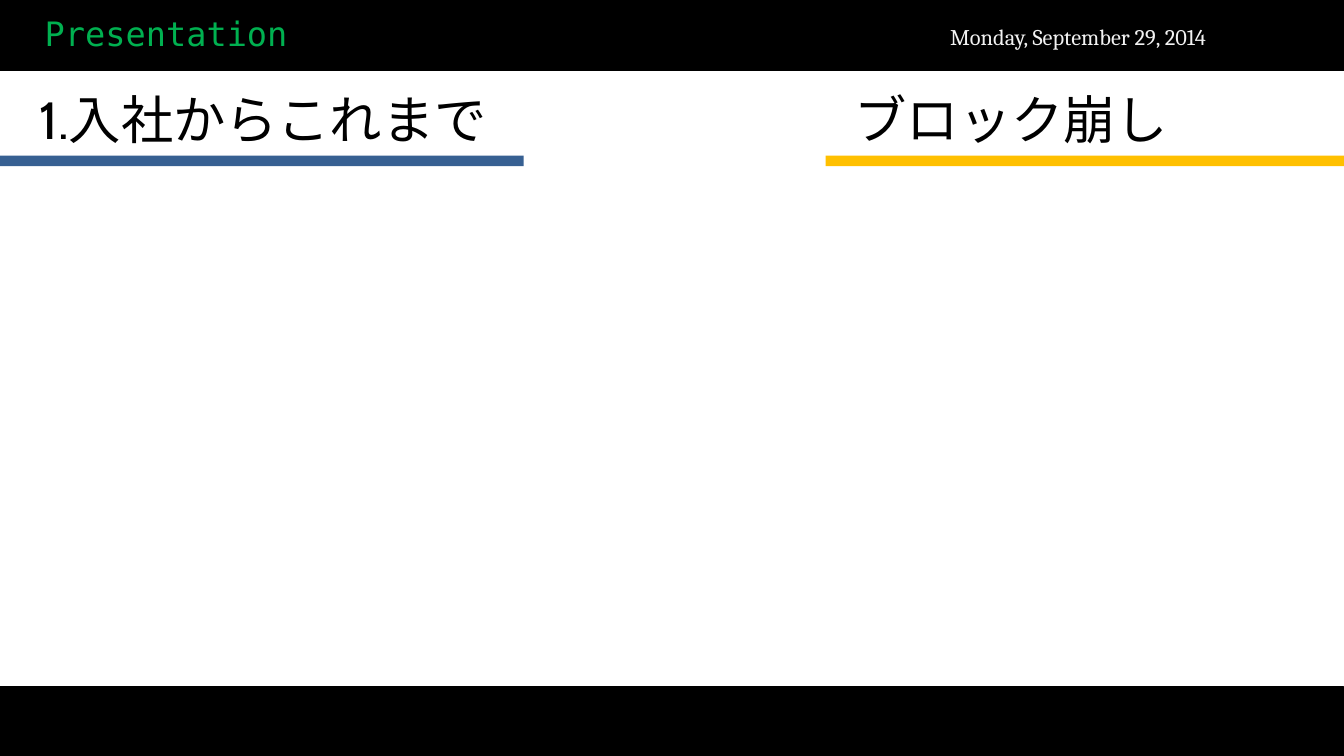
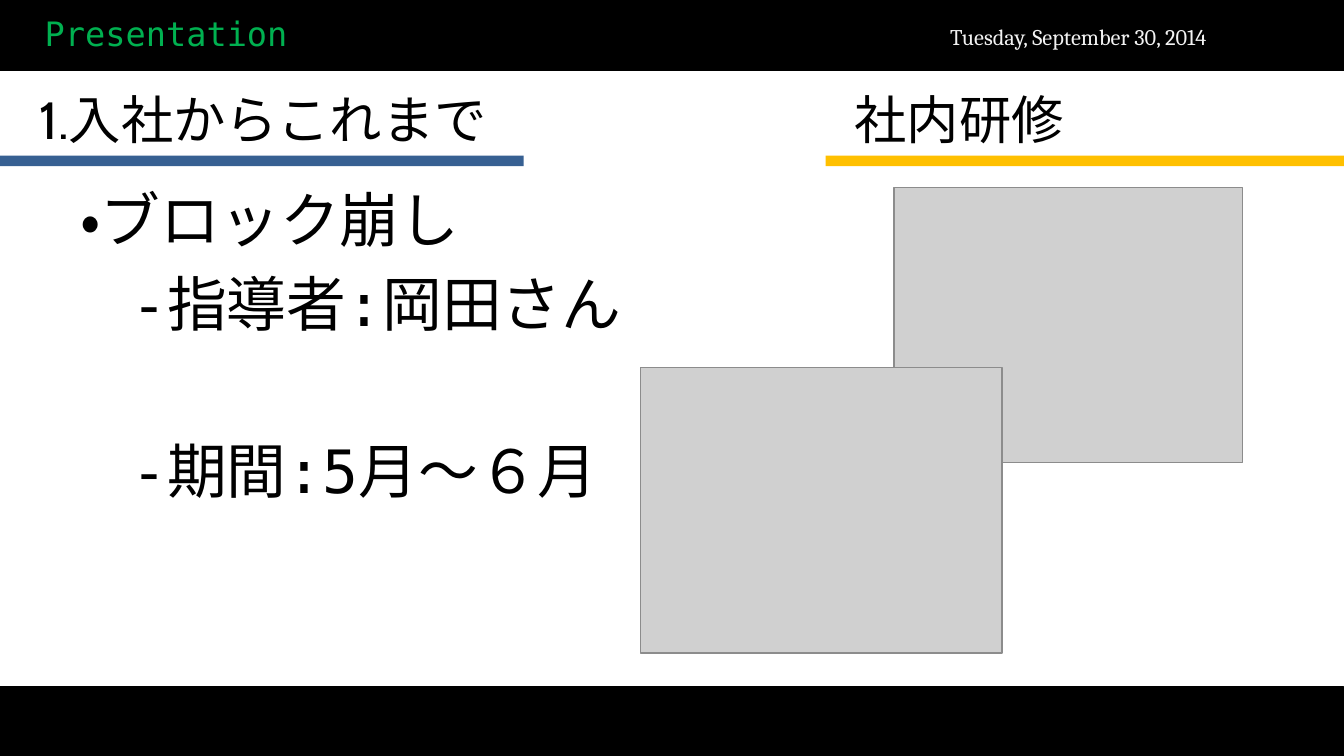
Before and after one commit to scarecrow173/Test, a slide deck: slide 3 of 試用期間終了.pptx. Drawn at 1344x756 pixels with LibreOffice and Linux fonts; fonts in the diff are those of the drawing; grey boxes stand for pictures; background and template pictures are left out. Boxes give left, top, right and bottom in pixels: in the first picture for what was removed or moved away, otherwise in the second. Text is boxed around its words. In the diff, an @@ line names an element or a change of style, - is before the commit and + after.

```diff
--- a/試用期間終了.pptx
+++ b/試用期間終了.pptx
@@ text at [950, 29, 1206, 50]: text changed @@
-Monday, September 29, 2014
+Tuesday, September 30, 2014
@@ text at [855, 95, 1064, 144]: text changed @@
-ブロック崩し
+社内研修
@@ text added at [81, 191, 621, 498], 32 pt, text #000000 @@
+・ブロック崩し
+-指導者:岡田さん
+-期間:5月～６月
@@ picture added at [894, 188, 1242, 464] @@
@@ picture added at [640, 367, 1001, 653] @@
```
Also in this commit, not shown: 9 other slides changed, 10 slides added, 1 slide removed.
